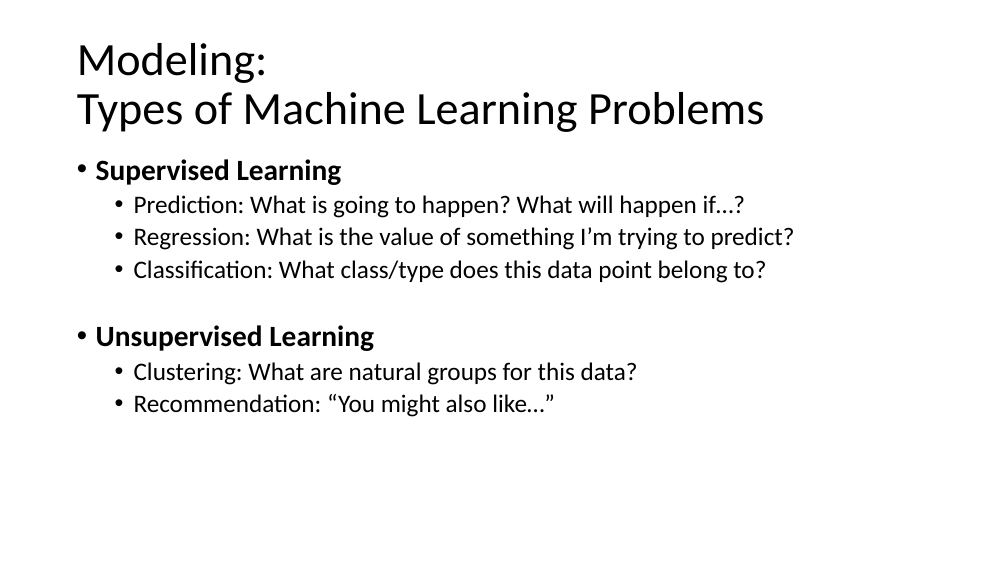
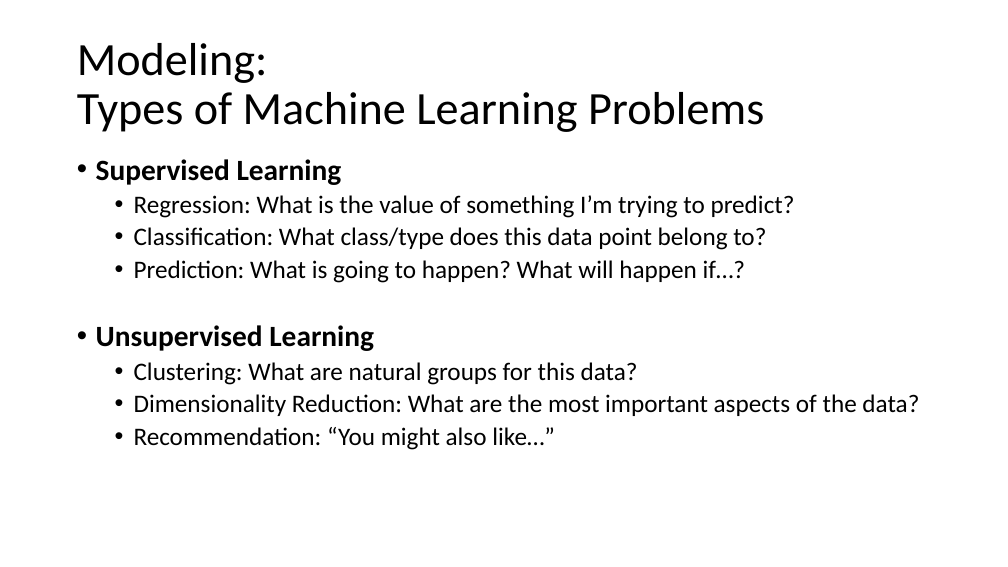
Before and after one commit to noise-lab/ml-networking, a slide deck: slide 3 of lectures/0-Overview.pptx. Drawn at 1008x567 pixels with LibreOffice and Linux fonts; fonts in the diff are those of the drawing. Boxes give left, top, right and bottom in pixels: in the first picture for what was removed or moved away, otherwise in the second. Text is boxed around its words. In the diff, an @@ line names an element or a change of style, - is before the commit and + after.

```diff
--- a/lectures/0-Overview.pptx
+++ b/lectures/0-Overview.pptx
@@ text at bbox=[134, 195, 746, 218]: paragraph removed @@
-  • Prediction: What is going to happen? What will happen if…?
@@ text at bbox=[134, 260, 746, 283]: paragraph added @@
+  • Prediction: What is going to happen? What will happen if…?
@@ text at bbox=[134, 394, 919, 416]: paragraph added @@
+  • Dimensionality Reduction: What are the most important aspects of the data?
```
Also in this commit, not shown: 1 other slide changed, 4 other files.
